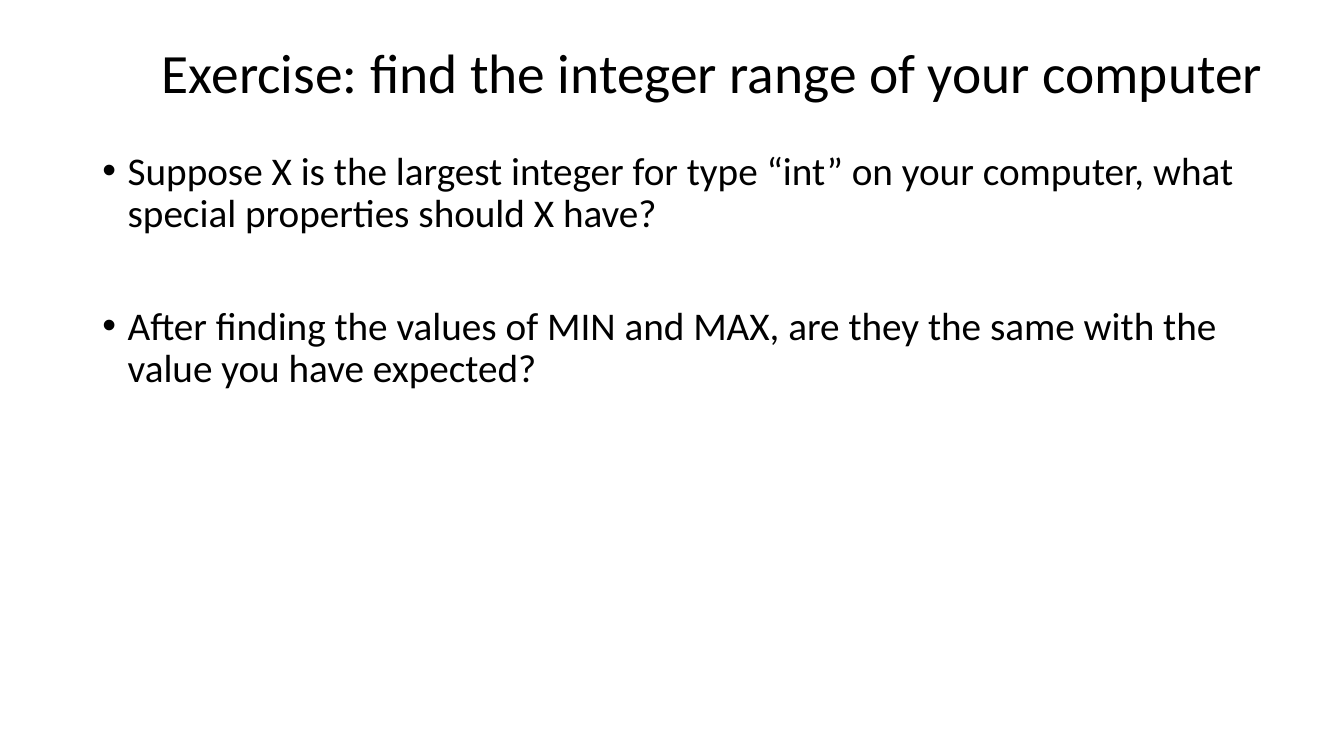
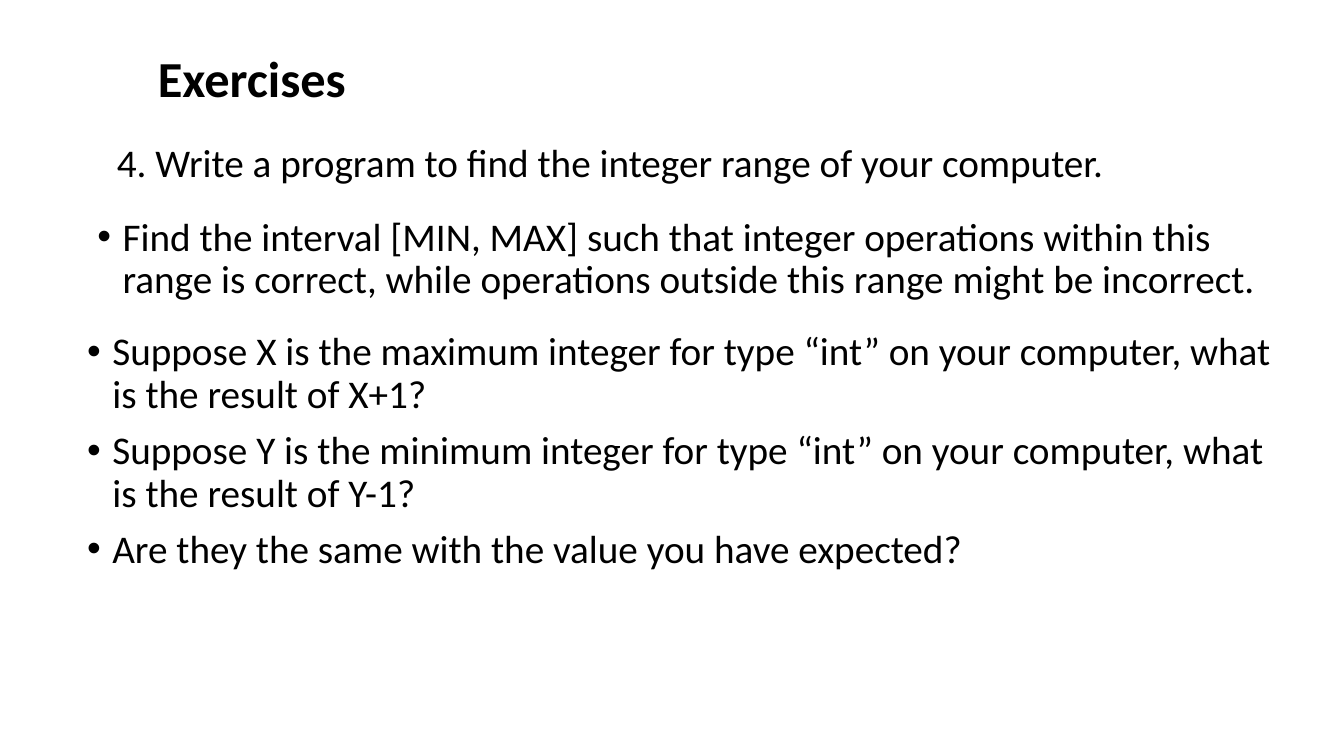
Before and after one commit to dayekuaipao/CPPLearning, a slide deck: slide 17 of week02/Lab02.pptx (slide 13 before the commit). Drawn at 1344x756 pixels with LibreOffice and Linux fonts; fonts in the diff are those of the drawing; background and template pictures are left out. Boxes give left, top, right and bottom in pixels: in the first picture for what was removed or moved away, otherwise in the second. Text is boxed around its words. In the diff, an @@ line names an element or a change of style, - is before the commit and + after.

Commit message:
Add some exercises in Lab02.pptx

```diff
--- a/week02/Lab02.pptx
+++ b/week02/Lab02.pptx
@@ text added at bbox=[158, 61, 346, 98], 36 pt, text #000000, bold @@
+Exercises
@@ title at bbox=[117, 149, 1103, 184]: text changed; size 39.6 to 28 pt @@
-Exercise: find the integer range of your computer
+4. Write a program to find the integer range of your computer.
@@ text added at bbox=[123, 222, 1254, 300], 28 pt, text #000000 @@
+• Find the interval [MIN, MAX] such that integer operations within this range is correct, while operations outside this range might be incorrect.
@@ text at bbox=[112, 337, 1270, 570]: text changed @@
-• Suppose X is the largest integer for type “int” on your computer, what special properties should X have?
-• After finding the values of MIN and MAX, are they the same with the value you have expected?
+• Suppose X is the maximum integer for type “int” on your computer, what is the result of X+1?
+• Suppose Y is the minimum integer for type “int” on your computer, what is the result of Y-1?
+• Are they the same with the value you have expected?
```
Also in this commit, not shown: 5 other slides changed, 6 slides added, 2 slides removed.
